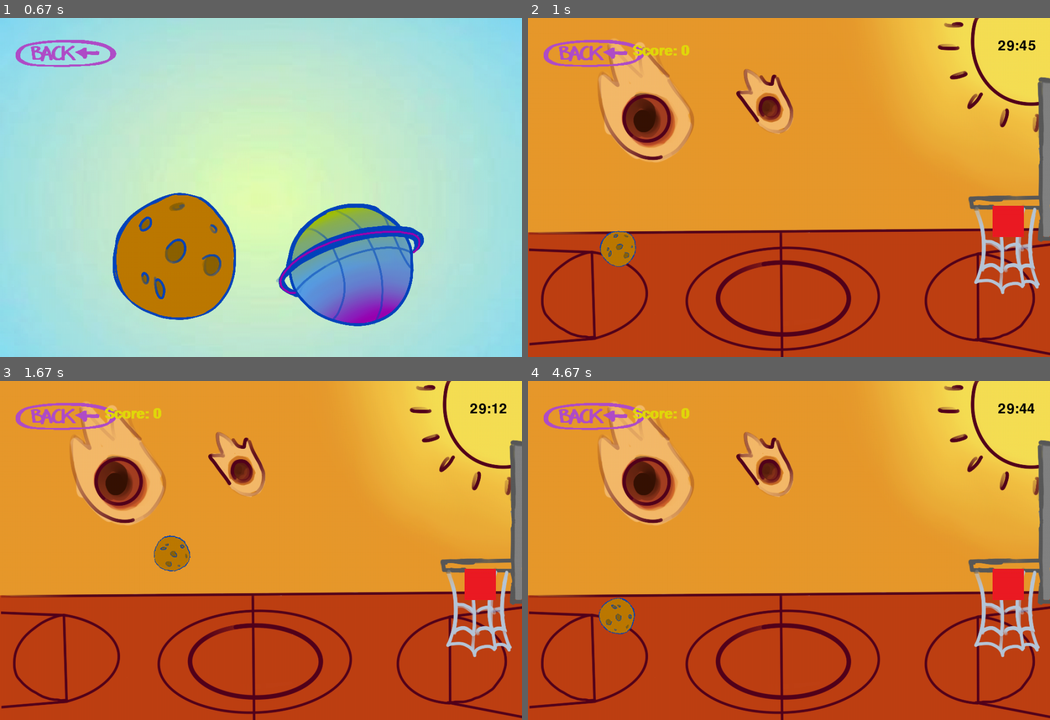
Above: before the commit, frames 1-4 (two rows, left to right).
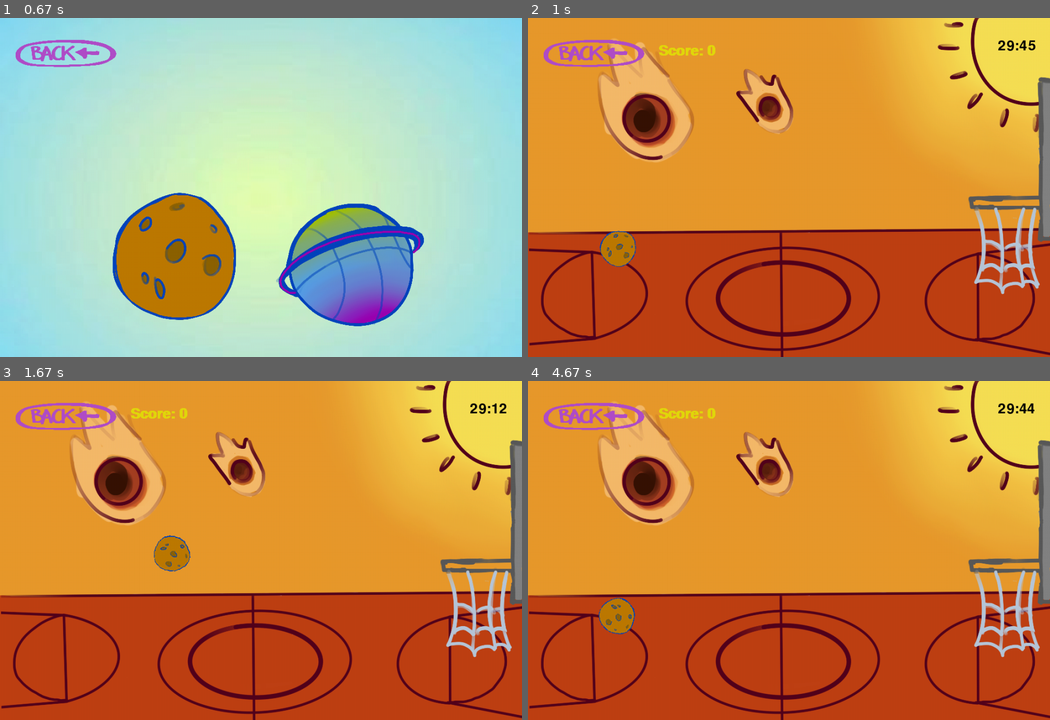
Above: after the commit, the same moments.

Repository: EliasEK05/pygame.project.galactic.basket
Game: pygame game, started from main.py
Two runs of this game, one before a commit and one after it. Both use one fixed random seed, a clock stepped at 60 frames per second and the inputs below.
Inputs (mouse positions are in pixels of both pictures, inside the frame that each line leads up to):
- Up to frame 1 (0.67 s): click (245, 251) at 0.38 s
- Up to frame 2 (1 s): press the mouse at (695, 265) at 0.7 s; move the mouse to (731, 268) at 0.8 s; release the mouse at (762, 275) at 0.93 s
- Up to frame 3 (1.67 s): click (261, 591) at 1.05 s; right-click (198, 499) at 1.38 s
- Up to frame 4 (4.67 s): press the mouse at (595, 421) at 1.7 s; move the mouse to (695, 547) at 1.8 s; release the mouse at (794, 675) at 1.93 s; press the mouse at (877, 628) at 2.03 s; move the mouse to (856, 597) at 2.13 s; release the mouse at (830, 570) at 2.27 s; right-click (830, 516) at 2.38 s; press the mouse at (595, 421) at 2.7 s; move the mouse to (736, 442) at 2.8 s; release the mouse at (877, 462) at 2.93 s; press the mouse at (595, 421) at 3.03 s; move the mouse to (601, 435) at 3.13 s; release the mouse at (611, 448) at 3.27 s; press the mouse at (595, 421) at 3.37 s; move the mouse to (705, 530) at 3.47 s; release the mouse at (809, 642) at 3.6 s; press the mouse at (877, 628) at 3.7 s; move the mouse to (851, 642) at 3.8 s; release the mouse at (825, 658) at 3.93 s; press the mouse at (595, 421) at 4.03 s; move the mouse to (700, 516) at 4.13 s; release the mouse at (804, 611) at 4.27 s; press the mouse at (695, 628) at 4.37 s; move the mouse to (815, 597) at 4.47 s; release the mouse at (935, 567) at 4.6 s

Frame 1 is identical in both runs. In frame 2, 0.8% of the frame differs, in the area x 20-95%, y 7-65%; in frame 3, 0.8%; in frame 4, 0.8%.

Commit message:
rebond sur le panier et score qui s'imcrémente + balle ne passe pas à travers le filet

Diff:
--- a/main.py
+++ b/main.py
@@ -294,6 +294,7 @@
 
         time_remaining -= 1
         if time_remaining == 0:
+            score = 0000
             current_screen = "menu"
             arret_son()
 
@@ -317,88 +318,25 @@
         arial_font = pygame.font.SysFont("Bubblegum", 40, True, False)
         texte_ = arial_font.render(f"Score: {score} ", False, couleur1)
 
-        ecran.blit(texte_, (200, 50))
-        ecran.blit(hitbox, hitbox_clic)
-        # Dessiner la hitbox carrée rouge
-        #pygame.draw.rect(ecran, (255, 0, 0), (790, 190, 20, 20))  # Rectangle rouge à (700, 500) de taille 20x20
+        ecran.blit(texte_, (250, 50))
 
         if (pos_x_ballon_1 > 990) and (pos_x_ballon_1 < 1100):
-            print("ahhhhhh")
             if pos_y_ballon_1 < 450 and pos_y_ballon_1 > 150:
-                print("tatatatatatatata")
                 pos_x_ballon_1 = 980
-                #pos_y_ballon_1 = 400
-                #vitesse_init_y_1 = -vitesse_init_y_1 * REBONDISSEMENT
                 vitesse_init_x_1 = -vitesse_init_x_1 * REBONDISSEMENT
 
-        """
-        if pos_x_ballon_1 > 840 and pos_x_ballon_1 > 870:
-            if pos_y_ballon_1 < 345 and pos_y_ballon_1 < 360 :
-                print("rararararararrarararararrrrrararararaararararararara")
-                pos_x_ballon_1 = 790
-                pos_y_ballon_1 = 190
-                vitesse_init_y_1 = -vitesse_init_y_1 * REBONDISSEMENT
+        # quand la balle touche le filet
+        if pos_x_ballon_1 > 795 and pos_x_ballon_1 > 820:
+            if pos_y_ballon_1 > 360 and pos_y_ballon_1 < 470 :
                 vitesse_init_x_1 = -vitesse_init_x_1 * REBONDISSEMENT
 
-            """
-
-
-
-
-        if (pos_x_ballon_1 > 890 and pos_x_ballon_1 < 950) and (pos_y_ballon_1 > 360 and pos_y_ballon_1 < 420):
+
+
+        # quand la balle est dans le panier
+        if (pos_x_ballon_1 > 890 and pos_x_ballon_1 < 950) and (pos_y_ballon_1 > 380 and pos_y_ballon_1 < 400) :
 
             # imcrémentation du score quand la balle rentre dans le panier
             score += 100
-
-            """
-
-            if (pos_x_ballon_1 == 790 and pos_y_ballon_1 == 190) :
-                pos_x_ballon_1 = 790
-                pos_y_ballon_1 = 190
-                vitesse_init_y_1 = -vitesse_init_y_1 * REBONDISSEMENT
-                vitesse_init_x_1 = -vitesse_init_x_1 * REBONDISSEMENT
-
-            if (pos_x_ballon_1 == 790 and pos_y_ballon_1 == 210) :
-                pos_x_ballon_1 = 790
-                pos_y_ballon_1 = 210
-                vitesse_init_y_1 = -vitesse_init_y_1 * REBONDISSEMENT
-                vitesse_init_x_1 = -vitesse_init_x_1 * REBONDISSEMENT
-
-            if (pos_x_ballon_1 == 810 and pos_y_ballon_1 == 190):
-                pos_x_ballon_1 = 810
-                pos_y_ballon_1 = 190
-                vitesse_init_y_1 = -vitesse_init_y_1 * REBONDISSEMENT
-                vitesse_init_x_1 = -vitesse_init_x_1 * REBONDISSEMENT
-
-            if (pos_x_ballon_1 > 790 and pos_x_ballon_1 < 810) and pos_y_ballon_1 == 210:
-                pos_x_ballon_1 = 810
-                pos_y_ballon_1 = 210
-                vitesse_init_y_1 = -vitesse_init_y_1 * REBONDISSEMENT
-                vitesse_init_x_1 = -vitesse_init_x_1 * REBONDISSEMENT
-
-            """
-
-
-        """
-            collision1 = ballon_surface.colliderect(hitbox_clic)
-
-            if hitbox_clic.colliderect(ballon_surface):
-                #nb_piece += 1
-                #list_piece.remove(piece)
-                print("et une pièce en plus")
-                collision1 = True
-        """
-
-
-        """
-        if hitbox.colliderect(ballon):
-            #ballon.position = ballon.old_position
-            time_elapsed = horloge.tick(60) / 100
-            pos_x_ballon += vitesse_init_x * time_elapsed
-            pos_y_ballon += vitesse_init_y * time_elapsed + 0.5 * GRAVITE * time_elapsed ** 2
-            vitesse_init_y += GRAVITE * time_elapsed
-        """
-
 
 
 
@@ -447,6 +385,7 @@
 
         time_remaining -= 1
         if time_remaining == 0:
+            score = 0000
             current_screen = "menu"
             arret_son()
         if tir == True:
